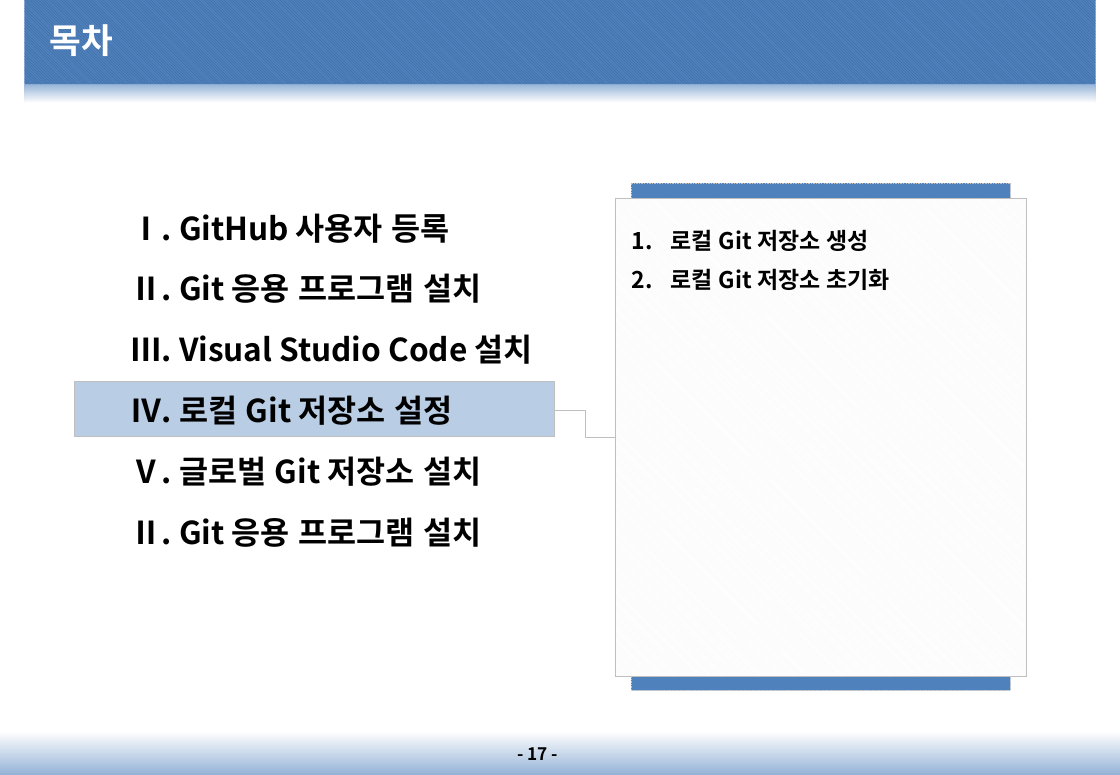
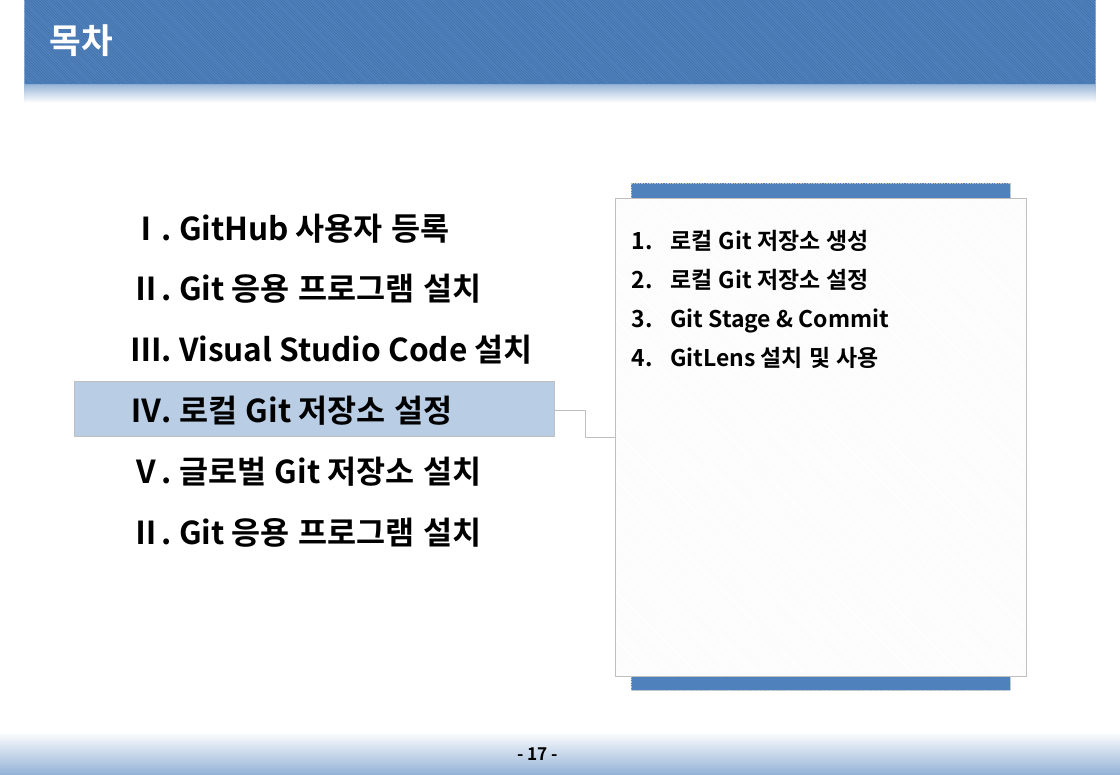
Before and after one commit to dims1111/ESM, a slide deck: slide 17 of document/10.프로젝트 관리(PM)/PM-1200.소프트웨어/PM-1210.GitHub 설명서/PM-1210.GitHub 설명서_20210201_v1.0.pptx. Drawn at 1120x775 pixels with LibreOffice and Linux fonts; fonts in the diff are those of the drawing; background and template pictures are left out. Boxes give left, top, right and bottom in pixels: in the first picture for what was removed or moved away, otherwise in the second. Text is boxed around its words. In the diff, an @@ line names an element or a change of style, - is before the commit and + after.

```diff
--- a/document/10.프로젝트 관리(PM)/PM-1200.소프트웨어/PM-1210.GitHub 설명서/PM-1210.GitHub 설명서_20210201_v1.0.pptx
+++ b/document/10.프로젝트 관리(PM)/PM-1200.소프트웨어/PM-1210.GitHub 설명서/PM-1210.GitHub 설명서_20210201_v1.0.pptx
@@ text in rectangle at bbox=[670, 268, 879, 368]: text changed @@
-2. 로컬 Git 저장소 초기화
+2. 로컬 Git 저장소 설정
+3. Git Stage & Commit
+4. GitLens 설치 및 사용
```
Also in this commit, not shown: 2 other slides changed, 5 slides added, 1 other file.
